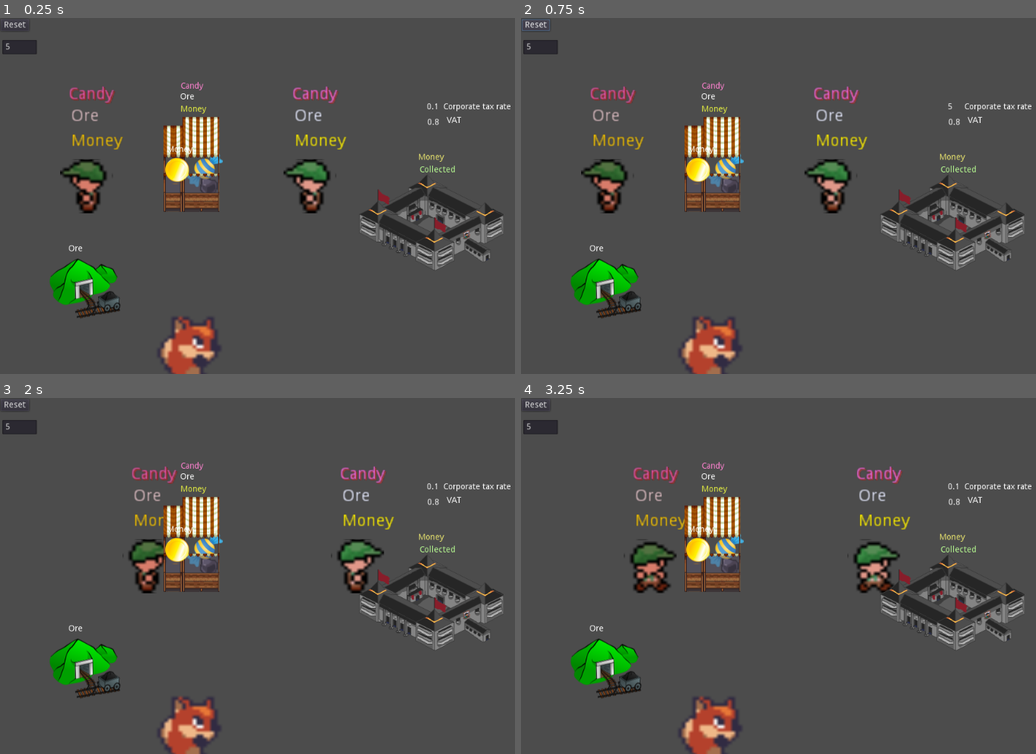
Above: before the commit, frames 1-4 (two rows, left to right).
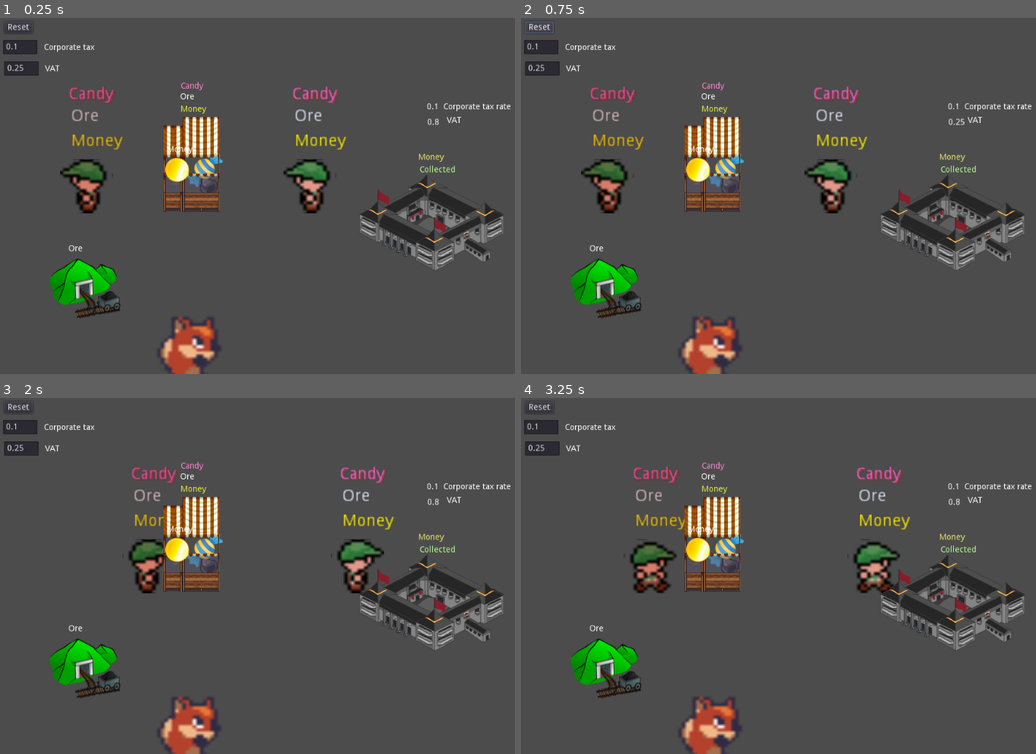
Above: after the commit, the same moments.

Repository: carlostgit/taxes
Game: Godot game, scene res://Control.tscn
Two runs of this game, one before a commit and one after it. Both use one fixed random seed, a clock stepped at 60 frames per second and the inputs below.
Inputs:
- Up to frame 1 (0.25 s): no input
- Up to frame 2 (0.75 s): click "Reset" at 0.5 s
- Up to frame 3 (2 s): hold Right (ui_right) from 1.28 s (still down)
- Up to frame 4 (3.25 s): release Right (ui_right) at 2.03 s; hold Down (ui_down) 2.03-2.78 s; hold Right (ui_right) from 2.78 s (still down)

The runs differ from the first frame. In frame 1, 0.4% of the frame differs, in the area x 0-19%, y 0-17%; in frame 2, 0.5%, in the area x 0-87%, y 0-31%; in frame 3, 0.4%; in frame 4, 0.4%.

Commit message:
Se añaden control para VAT y también labels en la escena Control

Diff:
--- a/Control.gd
+++ b/Control.gd
@@ -15,8 +15,11 @@
 
 
 func _on_Button_pressed():
-	var corp_tax_text = $LineEdit.get_text()
+	var corp_tax_text = $LineEdit_corp_tax.get_text()
 	var corp_tax_value = float(corp_tax_text)
+	var VAT_text = $LineEdit_VAT.get_text()
+	var VAT_value = float(VAT_text)
+
 #	$Node2D.reset()
 	for node in self.get_children():
 		if(node.is_in_group("main_scene_group")):
@@ -24,7 +27,9 @@
 	if ($Node2D):
 		$Node2D.queue_free()
 	var new_main_scene = main_scene_res.instance()
+	new_main_scene.set_corporate_tax(corp_tax_value)
+	new_main_scene.set_VAT(VAT_value)
 	self.add_child(new_main_scene)
 	new_main_scene.add_to_group("main_scene_group")
-	new_main_scene.set_corporate_tax(corp_tax_value)
+
 	pass # Replace with function body.
--- a/Control.tscn
+++ b/Control.tscn
@@ -9,18 +9,40 @@
 script = ExtResource( 1 )
 
 [node name="Button" type="Button" parent="."]
-margin_left = 1.0
-margin_top = 2.0
-margin_right = 49.0
-margin_bottom = 22.0
+margin_left = 7.0
+margin_top = 6.0
+margin_right = 55.0
+margin_bottom = 26.0
 text = "Reset"
 
-[node name="LineEdit" type="LineEdit" parent="."]
-margin_left = 4.0
+[node name="LineEdit_corp_tax" type="LineEdit" parent="."]
+margin_left = 5.0
 margin_top = 37.0
-margin_right = 62.0
+margin_right = 63.0
 margin_bottom = 61.0
-text = "5"
+text = "0.1"
 
 [node name="Node2D" parent="." instance=ExtResource( 2 )]
+
+[node name="LineEdit_VAT" type="LineEdit" parent="."]
+margin_left = 7.0
+margin_top = 73.0
+margin_right = 65.0
+margin_bottom = 97.0
+text = "0.25"
+
+[node name="Label_VAT" type="Label" parent="."]
+margin_left = 76.0
+margin_top = 79.0
+margin_right = 116.0
+margin_bottom = 93.0
+rect_pivot_offset = Vector2( 19.0115, 5.744 )
+text = "VAT"
+
+[node name="Label_corporate_tax" type="Label" parent="."]
+margin_left = 74.0
+margin_top = 43.0
+margin_right = 114.0
+margin_bottom = 57.0
+text = "Corporate tax"
 [connection signal="pressed" from="Button" to="." method="_on_Button_pressed"]
--- a/Node2D.gd
+++ b/Node2D.gd
@@ -71,3 +71,8 @@
 func set_corporate_tax(var corp_tax_arg):
 	_corporate_tax_rate=corp_tax_arg
 	$Label_corporate_tax_rate.set_text(str(corp_tax_arg))
+
+
+func set_VAT(var VAT_arg):
+	_value_added_tax=VAT_arg
+	$Label_value_added_tax_rate.set_text(str(VAT_arg))
